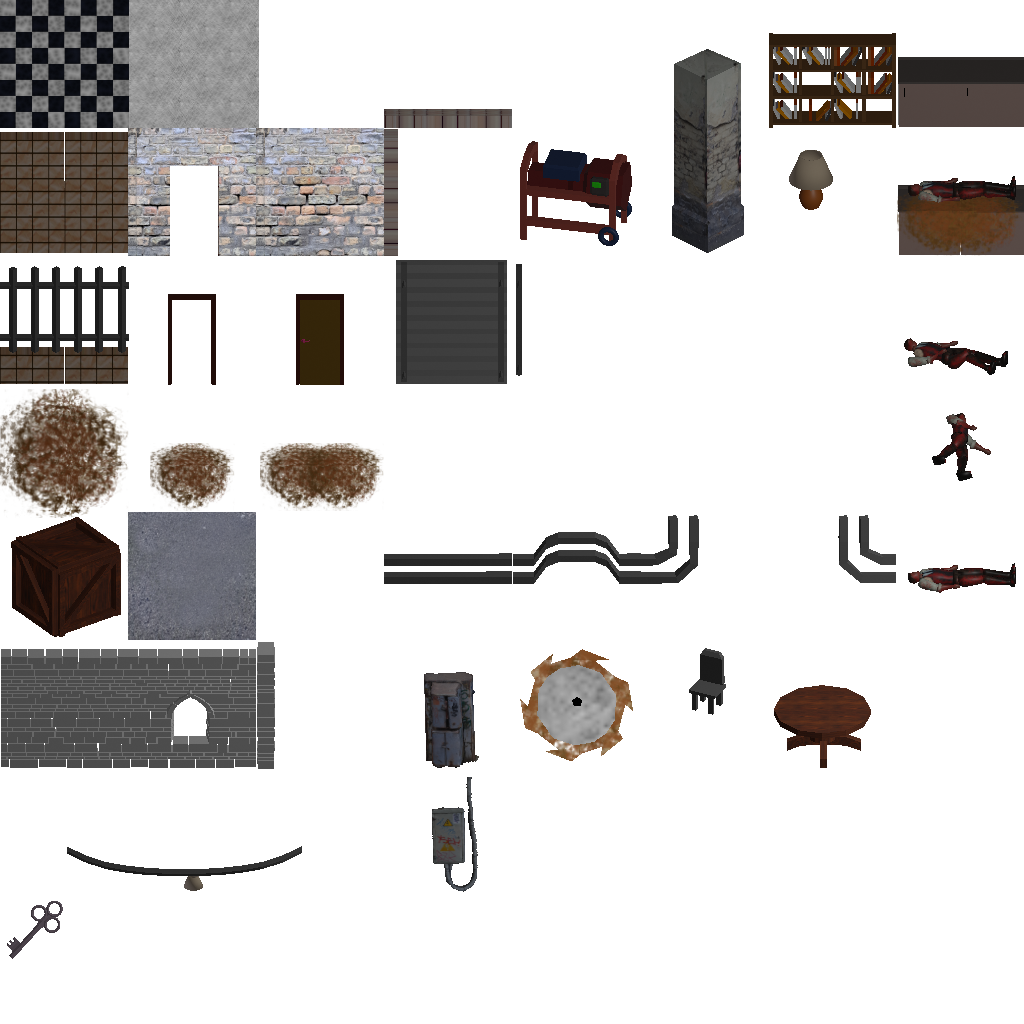
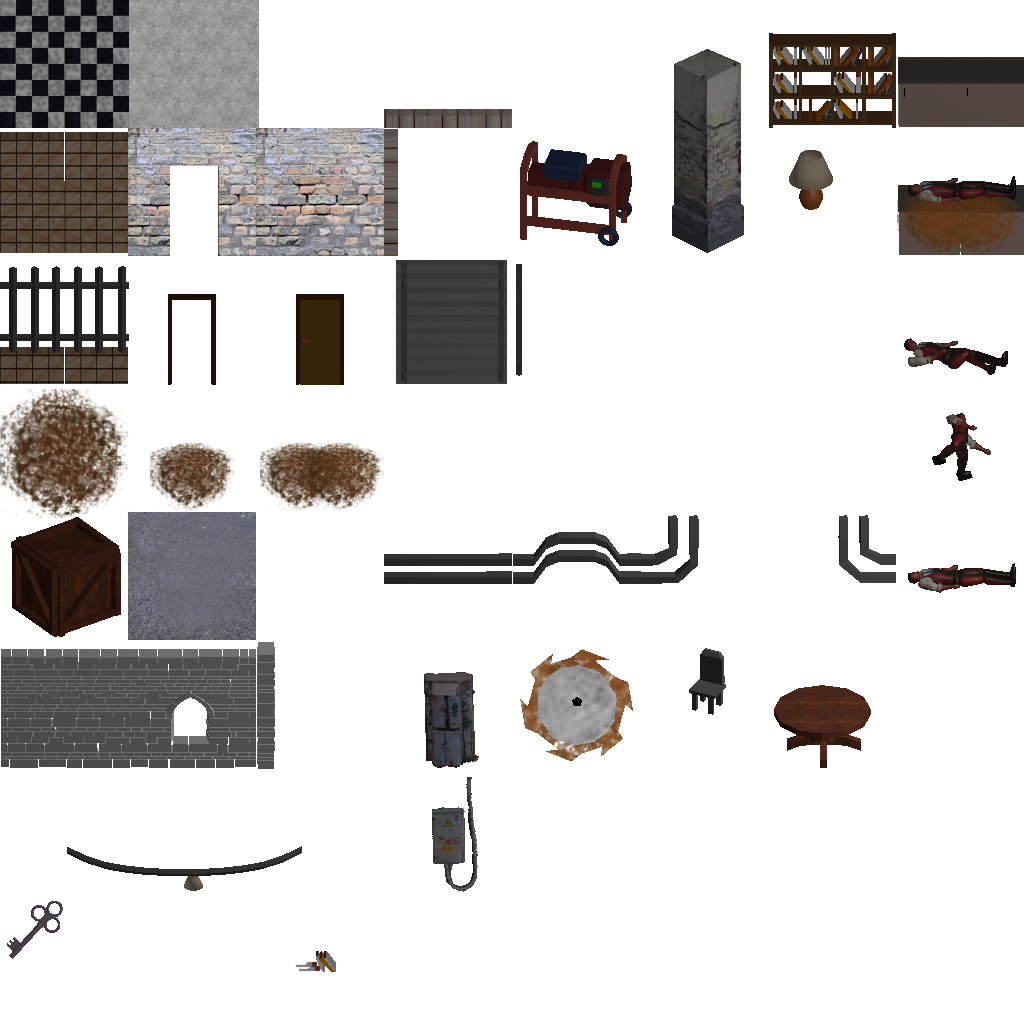
The second 1024×1024 image is a revision of the first. Changes to its layers:
added layer "rendered.png copy" above "lightRays" over [295, 951, 337, 972]